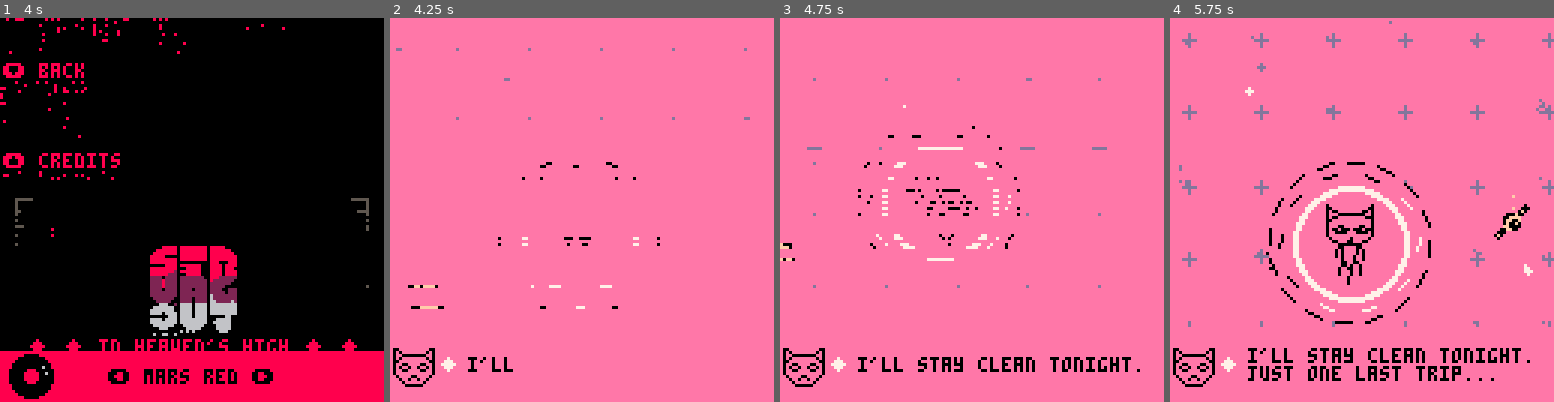
Above: before the commit, frames 1-4 (left to right).
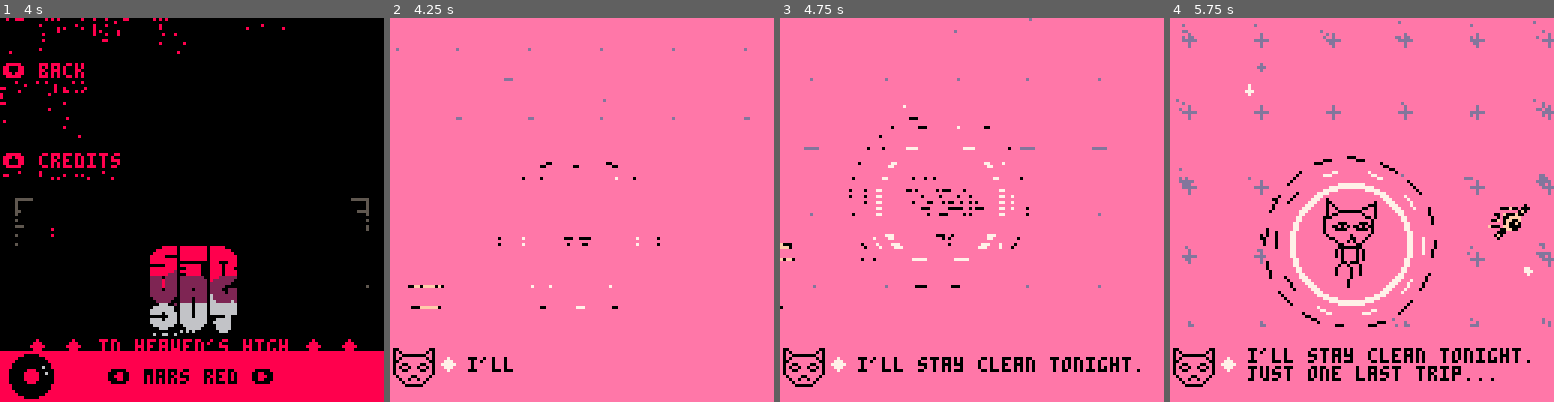
Above: after the commit, the same moments.

Repository: ianmart1n/AGBIC2016
Game: PICO-8 cartridge strungout.p8
Same seed, same stepped clock (60 frames per second), same inputs: the game is played once before the commit and once after it.
Inputs:
- Up to frame 1 (4 s): tap X (X key) at 0.33, 1.07, 1.85, 2.97 s; tap O (Z key) at 0.7, 1.7, 2.1, 2.5, 2.9, 3.3, 3.7 s; hold Right 1.6-2.1 s; hold Up 2.15-2.42 s; hold Right 2.47-3.03 s; hold Left 3.08-3.58 s; hold Down 3.63-3.97 s
- Up to frame 2 (4.25 s): hold Right from 4.02 s (still down); tap X (X key) at 4.08 s; tap O (Z key) at 4.1 s
- Up to frame 3 (4.75 s): tap O (Z key) at 4.5 s; release Right at 4.68 s; hold Up from 4.73 s (still down)
- Up to frame 4 (5.75 s): tap O (Z key) at 4.9, 5.3, 5.7 s; release Up at 5.03 s; hold Left 5.08-5.68 s; tap X (X key) at 5.2 s; hold Down from 5.73 s (still down)

Frame 1 is identical in both runs. In frame 2, 0.1% of the frame differs, in the area x 2-65%, y 7-76%; in frame 3, 1.8%; in frame 4, 4.6%, in the area x 1-99%, y 0-81%.

Commit message:
config update

Diff:
--- a/strungout.p8
+++ b/strungout.p8
@@ -65,13 +65,14 @@
  cell_gap=24 -- distance between cells
  cell_space=3 -- only cells divisible by cell_space can contain stuff
  map_size=31 -- distance in either direction from center
- nip_drain = 0.003 --speed at which catnip drains
- nip_drain_build = 0.002 --nip_drain increase on each nip pickup
+ nip_drain = 0.005 --speed at which catnip drains
+ nip_drain_build = 0.003 --nip_drain increase on each nip pickup
  nip_gain = 10 --nip gained from pickups
+ initial_nip = 7.5
  empty_chance = 0.6 --chance for cells to spawn empty
  sat_chance = 0.1
  nip_chance = 0.05
- photo_chance = 0.05
+ photo_chance = 0.025
  a_speed=0.01 --rotation speed
  p_speed=0.7 --movement speed
 
@@ -266,7 +267,7 @@
 
  -- player
  cat=entity(0,0,7)
- cat.nip=6
+ cat.nip=initial_nip
  cat.nipw1=false
  cat.nipw2=false
  cat.pw=false
